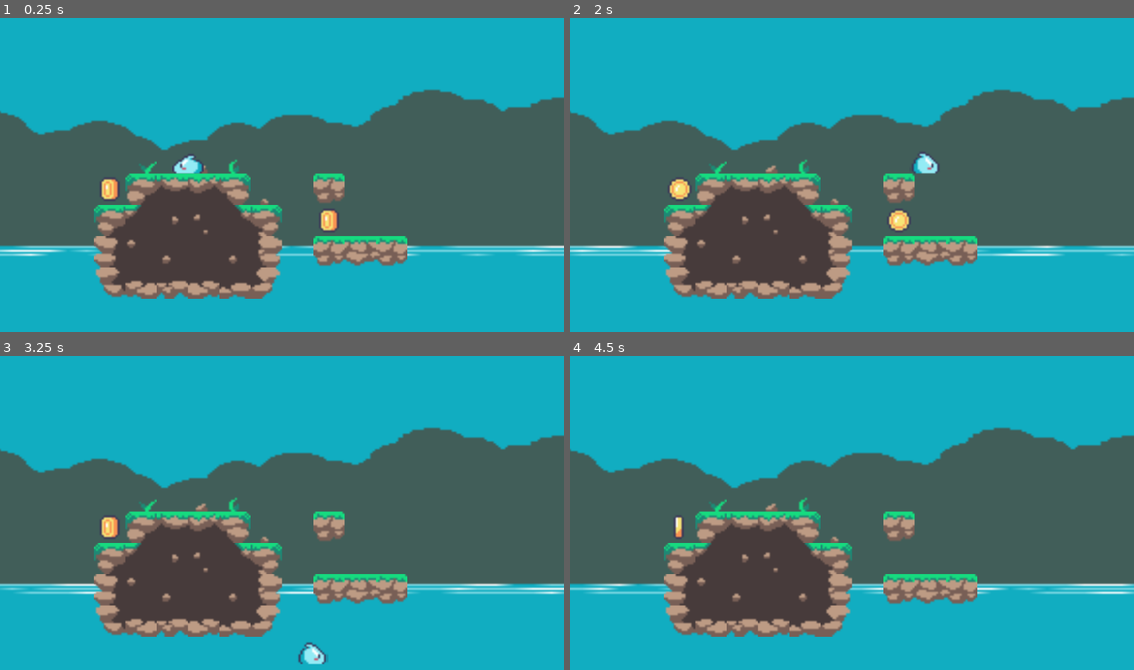
Above: before the commit, frames 1-4 (two rows, left to right).
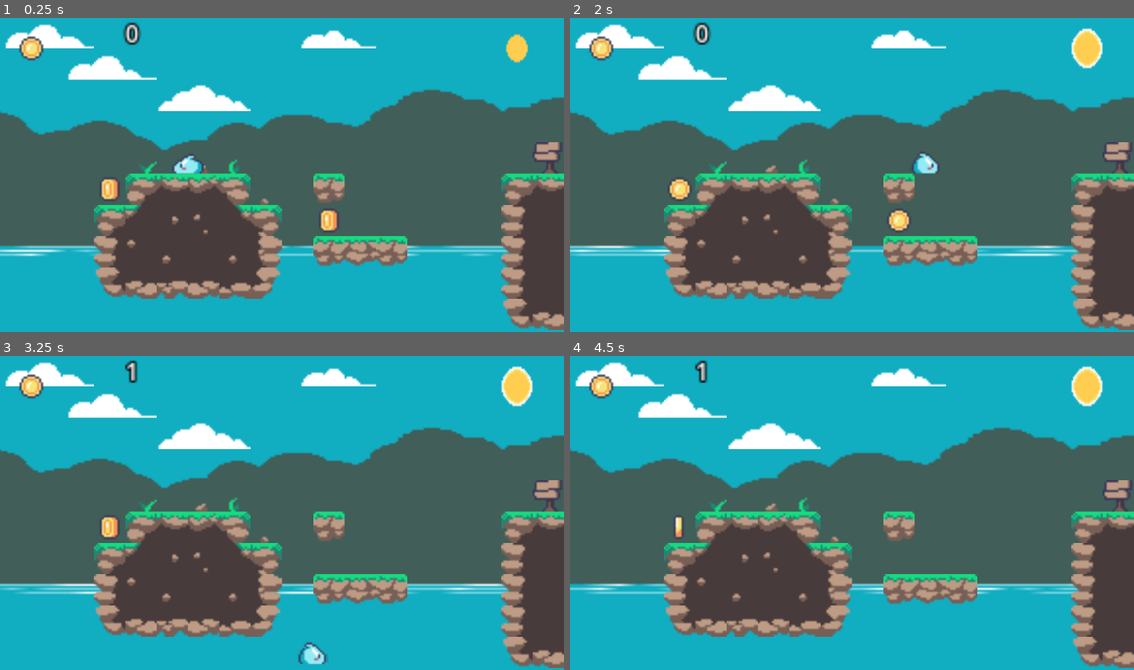
Above: after the commit, the same moments.

Repository: jacmba/godot-2d-platformer-game
Game: Godot game, scene res://scenes/world/stage.tscn
Same seed, same stepped clock (60 frames per second), same inputs: the game is played once before the commit and once after it. The project has no main scene, so this scene is started directly.
Inputs:
- Up to frame 1 (0.25 s): no input
- Up to frame 2 (2 s): hold Right (move_right) from 0.53 s (still down); tap Space (jump) at 0.77, 1.52 s
- Up to frame 3 (3.25 s): release Right (move_right) at 2.03 s; hold Left (move_left) 2.03-2.78 s; hold Right (move_right) from 2.78 s (still down); tap Space (jump) at 3.02 s
- Up to frame 4 (4.5 s): tap Space (jump) at 3.77 s; release Right (move_right) at 4.28 s; hold Left (move_left) from 4.28 s (still down)

The runs differ from the first frame. In frame 1, 8.9% of the frame differs, in the area x 0-100%, y 1-100%; in frame 2, 9.2%; in frame 3, 9.2%; in frame 4, 9.2%.

Commit message:
Coins collect

Diff:
--- a/scenes/world/stage.tscn
+++ b/scenes/world/stage.tscn
@@ -1,10 +1,15 @@
-[gd_scene load_steps=12 format=3 uid="uid://bf7b1n21ao4je"]
+[gd_scene load_steps=23 format=3 uid="uid://bf7b1n21ao4je"]
 
 [ext_resource type="Texture2D" uid="uid://or7qx3bylf80" path="res://rocky_roads/Tilesets/tileset_forest.png" id="1_gi8ks"]
+[ext_resource type="Texture2D" uid="uid://c7dmdwmntia06" path="res://rocky_roads/Deco/clouds.png" id="2_5xhx6"]
 [ext_resource type="Texture2D" uid="uid://nlanr00q3m0m" path="res://rocky_roads/Deco/water_a_8frames.png" id="2_amc0b"]
 [ext_resource type="PackedScene" uid="uid://0pxk3tcg3l60" path="res://scenes/packed/player.tscn" id="2_jrnl7"]
+[ext_resource type="Texture2D" uid="uid://csktloilix5ai" path="res://rocky_roads/Objects/sign.png" id="3_qtr7v"]
 [ext_resource type="Texture2D" uid="uid://hu8ug54k5h6c" path="res://rocky_roads/Backgrounds/trees.png" id="4_5j00f"]
+[ext_resource type="Script" path="res://scripts/inventory.gd" id="4_t5sev"]
+[ext_resource type="Texture2D" uid="uid://bbdfsjc0vrx5n" path="res://rocky_roads/Objects/coin_gold.png" id="4_x54li"]
 [ext_resource type="PackedScene" uid="uid://cjj0s16uapswj" path="res://scenes/packed/coin.tscn" id="5_3cmro"]
+[ext_resource type="Texture2D" uid="uid://djtqc4iegjyk" path="res://rocky_roads/Deco/sun.png" id="5_8wgg7"]
 
 [sub_resource type="TileMapPattern" id="TileMapPattern_gbeb3"]
 tile_data = PackedInt32Array(0, 131072, 1, 1, 196608, 1, 2, 262144, 1, 3, 327680, 1)
@@ -120,10 +125,101 @@
 2:1/0/physics_layer_0/angular_velocity = 0.0
 2:1/0/physics_layer_0/polygon_0/points = PackedVector2Array(-8, -8, 8, -8, 8, 8, -8, 8)
 
+[sub_resource type="TileSetAtlasSource" id="TileSetAtlasSource_hfrqj"]
+texture = ExtResource("2_5xhx6")
+0:0/0 = 0
+0:0/0/physics_layer_0/linear_velocity = Vector2(0, 0)
+0:0/0/physics_layer_0/angular_velocity = 0.0
+1:0/0 = 0
+1:0/0/physics_layer_0/linear_velocity = Vector2(0, 0)
+1:0/0/physics_layer_0/angular_velocity = 0.0
+2:0/0 = 0
+2:0/0/physics_layer_0/linear_velocity = Vector2(0, 0)
+2:0/0/physics_layer_0/angular_velocity = 0.0
+3:0/0 = 0
+3:0/0/physics_layer_0/linear_velocity = Vector2(0, 0)
+3:0/0/physics_layer_0/angular_velocity = 0.0
+0:1/0 = 0
+0:1/0/physics_layer_0/linear_velocity = Vector2(0, 0)
+0:1/0/physics_layer_0/angular_velocity = 0.0
+1:1/0 = 0
+1:1/0/physics_layer_0/linear_velocity = Vector2(0, 0)
+1:1/0/physics_layer_0/angular_velocity = 0.0
+2:1/0 = 0
+2:1/0/physics_layer_0/linear_velocity = Vector2(0, 0)
+2:1/0/physics_layer_0/angular_velocity = 0.0
+0:2/0 = 0
+0:2/0/physics_layer_0/linear_velocity = Vector2(0, 0)
+0:2/0/physics_layer_0/angular_velocity = 0.0
+1:2/0 = 0
+1:2/0/physics_layer_0/linear_velocity = Vector2(0, 0)
+1:2/0/physics_layer_0/angular_velocity = 0.0
+2:2/0 = 0
+2:2/0/physics_layer_0/linear_velocity = Vector2(0, 0)
+2:2/0/physics_layer_0/angular_velocity = 0.0
+3:2/0 = 0
+3:2/0/physics_layer_0/linear_velocity = Vector2(0, 0)
+3:2/0/physics_layer_0/angular_velocity = 0.0
+
+[sub_resource type="TileSetAtlasSource" id="TileSetAtlasSource_15wa2"]
+texture = ExtResource("3_qtr7v")
+0:0/0 = 0
+0:0/0/physics_layer_0/linear_velocity = Vector2(0, 0)
+0:0/0/physics_layer_0/angular_velocity = 0.0
+0:1/0 = 0
+0:1/0/physics_layer_0/linear_velocity = Vector2(0, 0)
+0:1/0/physics_layer_0/angular_velocity = 0.0
+
 [sub_resource type="TileSet" id="TileSet_t2dct"]
 physics_layer_0/collision_layer = 1
 sources/0 = SubResource("TileSetAtlasSource_uvna7")
+sources/1 = SubResource("TileSetAtlasSource_hfrqj")
+sources/2 = SubResource("TileSetAtlasSource_15wa2")
 pattern_0 = SubResource("TileMapPattern_gbeb3")
+
+[sub_resource type="LabelSettings" id="LabelSettings_20vpd"]
+line_spacing = 0.0
+font_size = 12
+outline_size = 4
+outline_color = Color(0, 0, 0, 1)
+
+[sub_resource type="Animation" id="Animation_x0akn"]
+resource_name = "shine"
+length = 1.25
+loop_mode = 1
+tracks/0/type = "value"
+tracks/0/imported = false
+tracks/0/enabled = true
+tracks/0/path = NodePath(".:frame")
+tracks/0/interp = 1
+tracks/0/loop_wrap = true
+tracks/0/keys = {
+"times": PackedFloat32Array(0, 0.2, 0.4, 0.6, 0.8, 1),
+"transitions": PackedFloat32Array(1, 1, 1, 1, 1, 1),
+"update": 1,
+"values": [0, 1, 2, 3, 4, 5]
+}
+
+[sub_resource type="Animation" id="Animation_nq1pc"]
+length = 0.001
+tracks/0/type = "value"
+tracks/0/imported = false
+tracks/0/enabled = true
+tracks/0/path = NodePath(".:frame")
+tracks/0/interp = 1
+tracks/0/loop_wrap = true
+tracks/0/keys = {
+"times": PackedFloat32Array(0),
+"transitions": PackedFloat32Array(1),
+"update": 1,
+"values": [0]
+}
+
+[sub_resource type="AnimationLibrary" id="AnimationLibrary_68lno"]
+_data = {
+"RESET": SubResource("Animation_nq1pc"),
+"shine": SubResource("Animation_x0akn")
+}
 
 [sub_resource type="Animation" id="Animation_tpktm"]
 resource_name = "wave"
@@ -166,7 +262,29 @@
 [node name="stage" type="TileMap"]
 tile_set = SubResource("TileSet_t2dct")
 format = 2
-layer_0/tile_data = PackedInt32Array(196602, 65536, 3, 13107 …(480 unchanged characters)… 6608, 0, -2, 327680, 0, 65535, 393216, 1)
+layer_0/tile_data = PackedInt32Array(196602, 65536, 3, 13107 …(480 unchanged characters)… 6608, 0, -2, 327680, 0, 65535, 393216, 1, 7, 65536, 2, 65543, 65536, 3, 131079, 65536, 3, 196615, 65536, 3, 262151, 65536, 4, 262152, 131072, 4, 262153, 196608, 4, 8, 196608, 1, 9, 262144, 1, 65544, 262144, 3, 131080, 262144, 3, 196616, 262144, 3, 65545, 196608, 3, 131081, 262144, 3, 196617, 262144, 3, -262153, 1, 0, -262152, 65537, 0, -262151, 131073, 0, -131076, 1, 2, -131075, 65537, 2, -131074, 131073, 2, -327678, 131073, 1, -327679, 65537, 1, -327680, 1, 1, -196615, 1, 0, -196614, 65537, 0, -196613, 131073, 1, -65528, 2, 1)
+
+[node name="HUD" type="AspectRatioContainer" parent="." groups=["coin_listeners"]]
+offset_left = -144.0
+offset_top = -80.0
+offset_right = 144.0
+offset_bottom = 80.0
+script = ExtResource("4_t5sev")
+
+[node name="CoinCounter" type="Label" parent="HUD"]
+layout_mode = 2
+size_flags_horizontal = 0
+size_flags_vertical = 0
+theme_override_font_sizes/font_size = 16
+text = "0"
+label_settings = SubResource("LabelSettings_20vpd")
+vertical_alignment = 1
+
+[node name="CoinIcon" type="Sprite2D" parent="HUD"]
+position = Vector2(16, 16)
+scale = Vector2(1, 1)
+texture = ExtResource("4_x54li")
+hframes = 8
 
 [node name="Background" type="Node2D" parent="."]
 show_behind_parent = true
@@ -177,6 +295,18 @@
 position = Vector2(4.76837e-06, -40)
 scale = Vector2(1.3125, 8)
 texture = ExtResource("2_amc0b")
+
+[node name="Sun" type="Sprite2D" parent="Background"]
+position = Vector2(120, -64)
+scale = Vector2(0.78125, 1)
+texture = ExtResource("5_8wgg7")
+hframes = 6
+
+[node name="AnimationPlayer" type="AnimationPlayer" parent="Background/Sun"]
+autoplay = "shine"
+libraries = {
+"": SubResource("AnimationLibrary_68lno")
+}
 
 [node name="Trees" type="Sprite2D" parent="Background"]
 position = Vector2(0, -24)
@@ -198,10 +328,10 @@
 [node name="Camera2D" type="Camera2D" parent="."]
 zoom = Vector2(4, 4)
 
-[node name="coin" parent="." instance=ExtResource("5_3cmro")]
+[node name="coin" parent="." groups=["coins"] instance=ExtResource("5_3cmro")]
 position = Vector2(-88, 8)
 
-[node name="coin2" parent="." instance=ExtResource("5_3cmro")]
+[node name="coin2" parent="." groups=["coins"] instance=ExtResource("5_3cmro")]
 position = Vector2(24, 24)
 
 [node name="Player" parent="." instance=ExtResource("2_jrnl7")]
--- a/scripts/coin.gd
+++ b/scripts/coin.gd
@@ -1,5 +1,5 @@
 extends Sprite2D
 
-
 func _on_area_2d_body_entered(body):
+	get_tree().call_group("coin_listeners", "_on_coin_collected")
 	queue_free()
--- /dev/null
+++ b/scripts/inventory.gd
@@ -0,0 +1,9 @@
+extends Node
+
+var coins = 0
+
+@onready var coin_counter: Label = $CoinCounter
+
+func _on_coin_collected():
+	coins += 1
+	coin_counter.text = str(coins)
